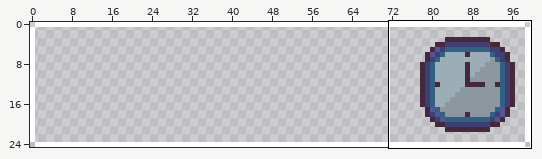
Two versions of one pixel-art file, aseprite/Menu-Box.aseprite. Above, an overview of the earlier version with the close-up marked.
Close-up. Before the edit:
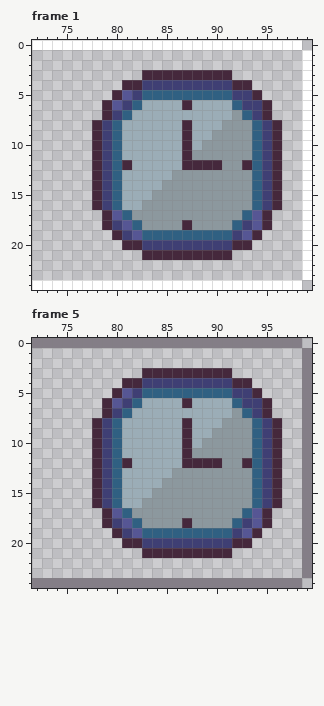
100x25 pixels, 8 frames. Shown: frame 1: x 72..99, y 0..24; frame 5: x 72..99, y 0..24.
Now the later version:
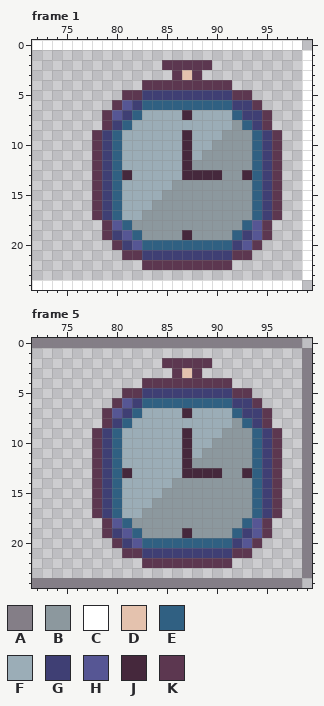
Palette (. is transparent): A #847e87  B #8c989e  C #ffffff  D #e4c2ae  E #306082  F #9badb7  G #3f3f74  H #565694  J #45283c  K #5c3750
Diff:
Changed rows in their new state; - is an unchanged pixel.
Frame 1:
first column x 78:
 2 -------KKKKK-------
 3 -----...KDK...-----
 4 ---..KKKKKKKKK..---
 5 --.KKGGGGGGGGGKK.--
 6 -.KHGEEEEEEEEEG-K.-
 7 -KHGE----J----EG-K-
 8 .KGE-----F---F-EGK.
 9 K-----------F-----K
10 K----------F------K
11 K---------F-------K
12 K--F------BBB--B--K
13 K--J----FJJJJ--J--K
14 K------F----------K
15 K-----F-----------K
16 K----F------------K
17 KGEFF----------BEGK
18 -KHEB----B----BE-K-
19 -KGHEBBBBJBBBBEGHK-
20 --KGHEEEEEEEEEGHK--
21 ---KKGGGGGGGGGKK---
22 -----KKKKKKKKK-----
Frame 5: the same change as frame 1
Changed places in both close-ups, as pixel boxes (x1, y1, x2, y2):
changed: (92, 60, 282, 270)
changed: (92, 358, 282, 568)
